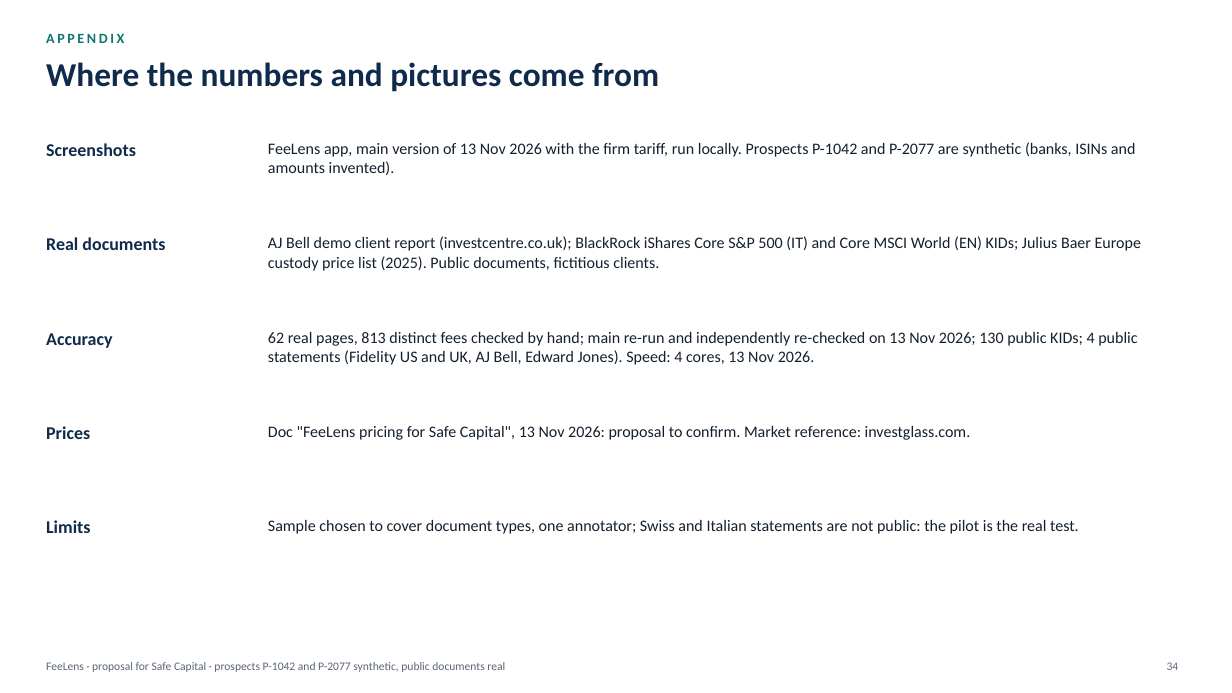
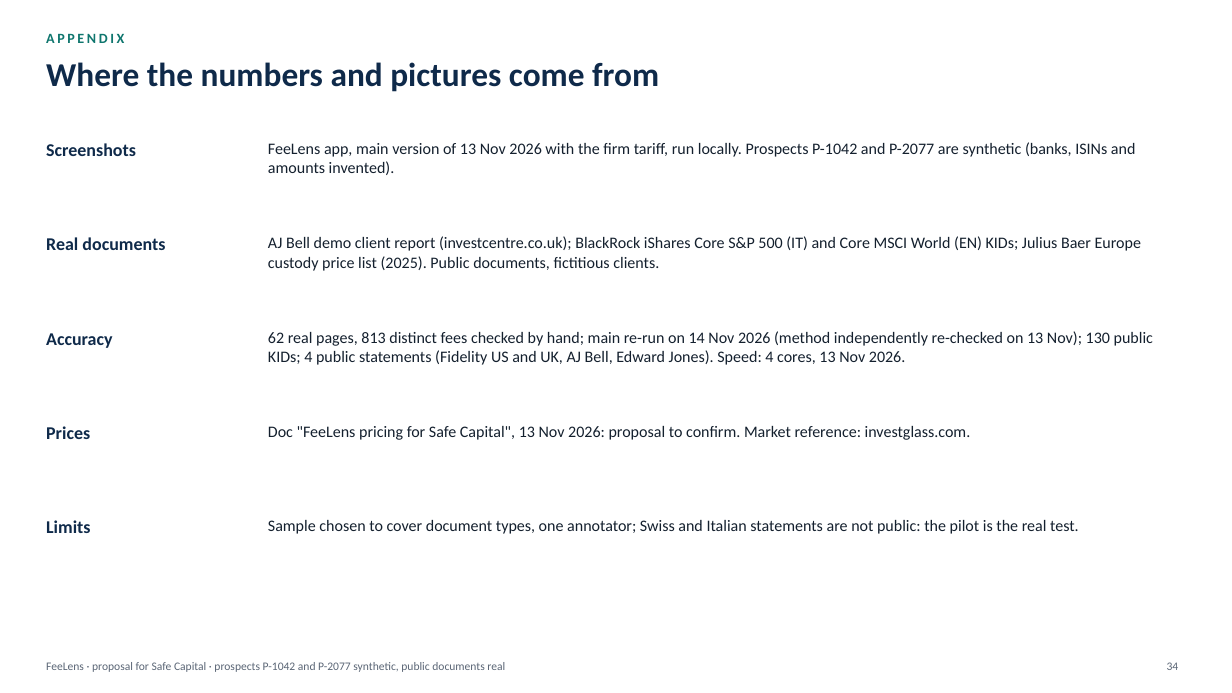
Before and after one commit to rossotti-alessandro/PortfolioCostEngine, a slide deck: slide 34 of slides/FeeLens_Proposal_EN.pptx. Drawn at 1232x693 pixels with LibreOffice and Linux fonts; fonts in the diff are those of the drawing. Boxes give left, top, right and bottom in pixels: in the first picture for what was removed or moved away, otherwise in the second. Text is boxed around its words. In the diff, an @@ line names an element or a change of style, - is before the commit and + after.

```diff
--- a/slides/FeeLens_Proposal_EN.pptx
+++ b/slides/FeeLens_Proposal_EN.pptx
@@ text at bbox=[268, 331, 1153, 365]: text changed @@
-62 real pages, 813 distinct fees checked by hand; main re-run and independently re-checked on 13 Nov 2026; 130 public KIDs; 4 public statements (Fidelity US and UK, AJ Bell, Edward Jones). Speed: 4 cores, 13 Nov 2026.
+62 real pages, 813 distinct fees checked by hand; main re-run on 14 Nov 2026 (method independently re-checked on 13 Nov); 130 public KIDs; 4 public statements (Fidelity US and UK, AJ Bell, Edward Jones). Speed: 4 cores, 13 Nov 2026.
```
Also in this commit, not shown: 3 other slides changed, 20 other files.
